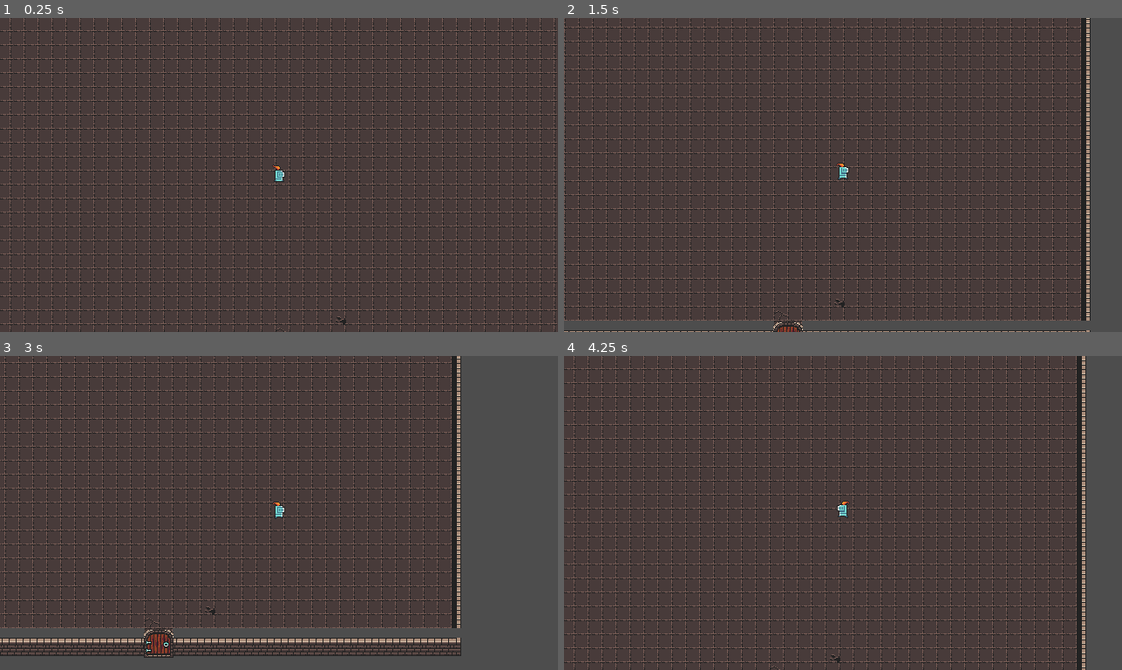
Above: before the commit, frames 1-4 (two rows, left to right).
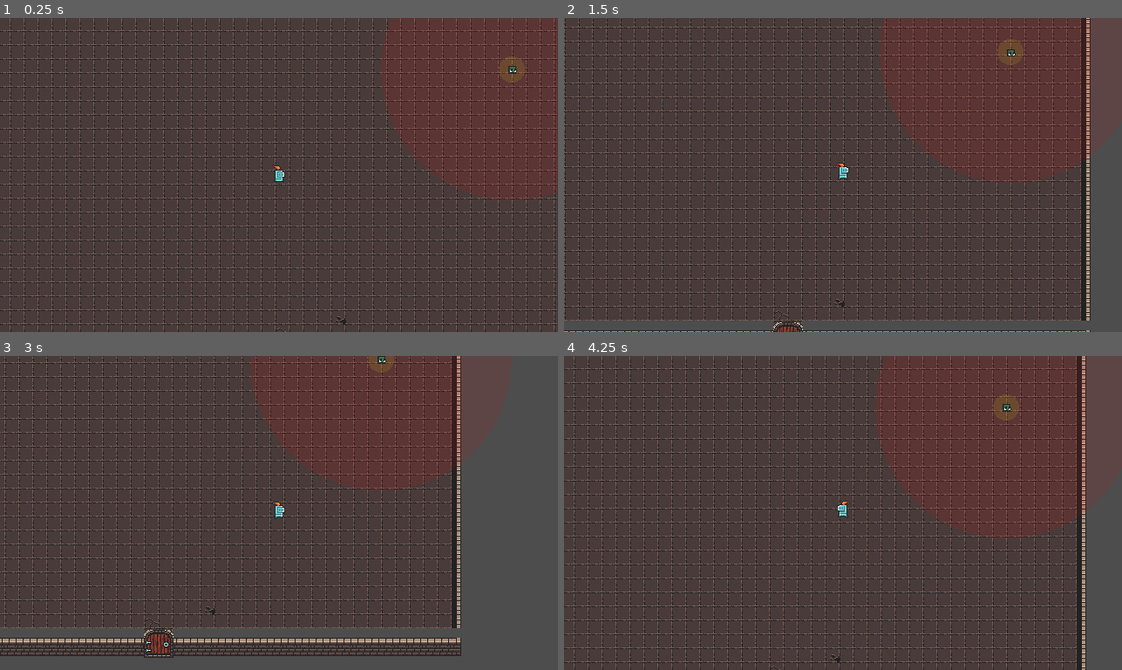
Above: after the commit, the same moments.

Repository: dadifr/Mobile_comp_Godot
Game: Godot game, scene res://scenes/world.tscn
Two runs of this game, one before a commit and one after it. Both use one fixed random seed, a clock stepped at 60 frames per second and the inputs below.
Inputs:
- Up to frame 1 (0.25 s): no input
- Up to frame 2 (1.5 s): tap Enter at 0.5 s; hold Right (ui_right) 0.53-1.28 s; hold Down (ui_down) from 1.28 s (still down)
- Up to frame 3 (3 s): release Down (ui_down) at 2.03 s; hold Right (ui_right) 2.03-2.78 s; hold Up (ui_up) from 2.78 s (still down)
- Up to frame 4 (4.25 s): release Up (ui_up) at 3.53 s; hold Left (ui_left) from 3.53 s (still down)

The runs differ from the first frame. In frame 1, 0.3% of the frame differs, in the area x 89-95%, y 12-21%; in frame 2, 0.3%; in frame 3, 0.2%; in frame 4, 0.3%.

Commit message:
mob e player
prima meccanica di inseguimento per i mob e knockback e morte per il player

Diff:
--- /dev/null
+++ b/scenes/goblin.tscn
@@ -0,0 +1,137 @@
+[gd_scene load_steps=25 format=3 uid="uid://cyq48r8dxvud"]
+
+[ext_resource type="Texture2D" uid="uid://bmym40yxttpy6" path="res://assets/sprites/frames pg e utility/mob/goblin_idle_anim_f0.png" id="1_u21pb"]
+[ext_resource type="Script" uid="uid://cdvosxkwylsgu" path="res://scripts/goblin.gd" id="1_vho8j"]
+[ext_resource type="Texture2D" uid="uid://dibcbjm2e2lpc" path="res://assets/sprites/frames pg e utility/mob/goblin_idle_anim_f1.png" id="2_vho8j"]
+[ext_resource type="Texture2D" uid="uid://c4e84vaj5bxl0" path="res://assets/sprites/frames pg e utility/mob/goblin_idle_anim_f2.png" id="3_g2t3q"]
+[ext_resource type="Texture2D" uid="uid://t8vbt5nx315e" path="res://assets/sprites/frames pg e utility/mob/goblin_idle_anim_f3.png" id="4_osho7"]
+[ext_resource type="Texture2D" uid="uid://cxl1bk6gb73k4" path="res://assets/sprites/frames pg e utility/mob/goblin_run_anim_f0.png" id="5_exsy4"]
+[ext_resource type="Texture2D" uid="uid://bx5cbultxoa1t" path="res://assets/sprites/frames pg e utility/mob/goblin_run_anim_f1.png" id="6_nadka"]
+[ext_resource type="Texture2D" uid="uid://n0tjfwladxy5" path="res://assets/sprites/frames pg e utility/mob/goblin_run_anim_f2.png" id="7_17tps"]
+[ext_resource type="Texture2D" uid="uid://cv2meqbfpip7n" path="res://assets/sprites/frames pg e utility/mob/goblin_run_anim_f3.png" id="8_y64qe"]
+
+[sub_resource type="AtlasTexture" id="AtlasTexture_vho8j"]
+atlas = ExtResource("1_u21pb")
+region = Rect2(0, 0, 16, 16)
+
+[sub_resource type="AtlasTexture" id="AtlasTexture_g2t3q"]
+atlas = ExtResource("2_vho8j")
+region = Rect2(0, 0, 16, 16)
+
+[sub_resource type="AtlasTexture" id="AtlasTexture_osho7"]
+atlas = ExtResource("3_g2t3q")
+region = Rect2(0, 0, 16, 16)
+
+[sub_resource type="AtlasTexture" id="AtlasTexture_exsy4"]
+atlas = ExtResource("4_osho7")
+region = Rect2(0, 0, 16, 16)
+
+[sub_resource type="AtlasTexture" id="AtlasTexture_0x8hd"]
+atlas = ExtResource("1_u21pb")
+region = Rect2(0, 0, 16, 16)
+
+[sub_resource type="AtlasTexture" id="AtlasTexture_3wbsg"]
+atlas = ExtResource("2_vho8j")
+region = Rect2(0, 0, 16, 16)
+
+[sub_resource type="AtlasTexture" id="AtlasTexture_2q0rr"]
+atlas = ExtResource("3_g2t3q")
+region = Rect2(0, 0, 16, 16)
+
+[sub_resource type="AtlasTexture" id="AtlasTexture_24xck"]
+atlas = ExtResource("4_osho7")
+region = Rect2(0, 0, 16, 16)
+
+[sub_resource type="AtlasTexture" id="AtlasTexture_dqtp1"]
+atlas = ExtResource("5_exsy4")
+region = Rect2(0, 0, 16, 16)
+
+[sub_resource type="AtlasTexture" id="AtlasTexture_lhktg"]
+atlas = ExtResource("6_nadka")
+region = Rect2(0, 0, 16, 16)
+
+[sub_resource type="AtlasTexture" id="AtlasTexture_8rfs3"]
+atlas = ExtResource("7_17tps")
+region = Rect2(0, 0, 16, 16)
+
+[sub_resource type="AtlasTexture" id="AtlasTexture_ks8t0"]
+atlas = ExtResource("8_y64qe")
+region = Rect2(0, 0, 16, 16)
+
+[sub_resource type="SpriteFrames" id="SpriteFrames_13dsh"]
+animations = [{
+"frames": [{
+"duration": 1.0,
+"texture": SubResource("AtlasTexture_vho8j")
+}, {
+"duration": 1.0,
+"texture": SubResource("AtlasTexture_g2t3q")
+}, {
+"duration": 1.0,
+"texture": SubResource("AtlasTexture_osho7")
+}, {
+"duration": 1.0,
+"texture": SubResource("AtlasTexture_exsy4")
+}],
+"loop": false,
+"name": &"attack",
+"speed": 7.0
+}, {
+"frames": [{
+"duration": 1.0,
+"texture": SubResource("AtlasTexture_0x8hd")
+}, {
+"duration": 1.0,
+"texture": SubResource("AtlasTexture_3wbsg")
+}, {
+"duration": 1.0,
+"texture": SubResource("AtlasTexture_2q0rr")
+}, {
+"duration": 1.0,
+"texture": SubResource("AtlasTexture_24xck")
+}],
+"loop": true,
+"name": &"idle",
+"speed": 7.0
+}, {
+"frames": [{
+"duration": 1.0,
+"texture": SubResource("AtlasTexture_dqtp1")
+}, {
+"duration": 1.0,
+"texture": SubResource("AtlasTexture_lhktg")
+}, {
+"duration": 1.0,
+"texture": SubResource("AtlasTexture_8rfs3")
+}, {
+"duration": 1.0,
+"texture": SubResource("AtlasTexture_ks8t0")
+}],
+"loop": true,
+"name": &"run",
+"speed": 7.0
+}]
+
+[sub_resource type="CircleShape2D" id="CircleShape2D_v8gx8"]
+radius = 5.0990195
+
+[sub_resource type="CircleShape2D" id="CircleShape2D_os5nw"]
+radius = 7.0
+
+[node name="goblin" type="CharacterBody2D"]
+script = ExtResource("1_vho8j")
+metadata/_edit_group_ = true
+
+[node name="AnimatedSprite2D" type="AnimatedSprite2D" parent="."]
+position = Vector2(0, -3)
+sprite_frames = SubResource("SpriteFrames_13dsh")
+animation = &"idle"
+autoplay = "idle"
+
+[node name="CollisionShape2D" type="CollisionShape2D" parent="."]
+shape = SubResource("CircleShape2D_v8gx8")
+
+[node name="Hitbox" type="Area2D" parent="."]
+
+[node name="CollisionShape2D" type="CollisionShape2D" parent="Hitbox"]
+shape = SubResource("CircleShape2D_os5nw")
--- a/scenes/player.tscn
+++ b/scenes/player.tscn
@@ -10,6 +10,10 @@
 [ext_resource type="Texture2D" uid="uid://bn2grnhv4m62l" path="res://assets/sprites/frames pg e utility/character/knight_m_run_anim_f1.png" id="8_o4126"]
 [ext_resource type="Texture2D" uid="uid://cx5ie5t2est86" path="res://assets/sprites/frames pg e utility/character/knight_m_run_anim_f2.png" id="9_lkdrv"]
 [ext_resource type="Texture2D" uid="uid://dl0huqnul2otf" path="res://assets/sprites/frames pg e utility/character/knight_m_run_anim_f3.png" id="10_p7iby"]
+
+[sub_resource type="AtlasTexture" id="AtlasTexture_o4126"]
+atlas = ExtResource("2_6eyey")
+region = Rect2(0, 0, 16, 28)
 
 [sub_resource type="AtlasTexture" id="AtlasTexture_0rnld"]
 atlas = ExtResource("2_6eyey")
@@ -59,6 +63,14 @@
 animations = [{
 "frames": [{
 "duration": 1.0,
+"texture": SubResource("AtlasTexture_o4126")
+}],
+"loop": false,
+"name": &"dead",
+"speed": 3.0
+}, {
+"frames": [{
+"duration": 1.0,
 "texture": SubResource("AtlasTexture_0rnld")
 }, {
 "duration": 1.0,
@@ -67,8 +79,8 @@
 "duration": 1.0,
 "texture": SubResource("AtlasTexture_jfpux")
 }],
-"loop": true,
-"name": &"hit",
+"loop": false,
+"name": &"hurt",
 "speed": 3.0
 }, {
 "frames": [{
@@ -109,14 +121,13 @@
 [sub_resource type="CircleShape2D" id="CircleShape2D_mdl7e"]
 radius = 6.0
 
-[node name="Player" type="CharacterBody2D"]
+[node name="Player" type="CharacterBody2D" groups=["player"]]
 script = ExtResource("1_v6fml")
 metadata/_edit_group_ = true
 
 [node name="AnimatedSprite2D" type="AnimatedSprite2D" parent="."]
 sprite_frames = SubResource("SpriteFrames_o4126")
-animation = &"hit"
-frame_progress = 0.47993162
+animation = &"dead"
 
 [node name="Camera2D" type="Camera2D" parent="."]
 position = Vector2(0, 6)
--- a/scenes/world.tscn
+++ b/scenes/world.tscn
@@ -1,10 +1,11 @@
-[gd_scene load_steps=10 format=4 uid="uid://c7qn6reikqpwx"]
+[gd_scene load_steps=11 format=4 uid="uid://c7qn6reikqpwx"]
 
 [ext_resource type="Texture2D" uid="uid://c61msblyysns7" path="res://assets/sprites/atlas_floor-16x16.png" id="1_4wyf3"]
 [ext_resource type="Texture2D" uid="uid://df303wa0fqfj5" path="res://assets/sprites/atlas_walls_high-16x32.png" id="2_k0juu"]
 [ext_resource type="Texture2D" uid="uid://bp41i1e8bq4kj" path="res://assets/sprites/atlas_walls_low-16x16.png" id="3_71j4m"]
 [ext_resource type="PackedScene" uid="uid://cjkp6iup5bgc3" path="res://scenes/Player.tscn" id="4_k0juu"]
 [ext_resource type="PackedScene" uid="uid://dnwmtdjt26mxb" path="res://scenes/door.tscn" id="5_71j4m"]
+[ext_resource type="PackedScene" uid="uid://cyq48r8dxvud" path="res://scenes/goblin.tscn" id="6_qfnet"]
 
 [sub_resource type="TileSetAtlasSource" id="TileSetAtlasSource_4wyf3"]
 texture = ExtResource("1_4wyf3")
@@ -447,3 +448,6 @@
 
 [node name="Door" parent="." instance=ExtResource("5_71j4m")]
 position = Vector2(368, 402)
+
+[node name="goblin" parent="." instance=ExtResource("6_qfnet")]
+position = Vector2(623, 76)
--- /dev/null
+++ b/scripts/goblin.gd
@@ -0,0 +1,115 @@
+extends CharacterBody2D
+
+@export var speed = 60.0
+@export var damage = 1
+@export var attack_range = 15.0
+@export var detection_range = 150.0
+
+@onready var anim = $AnimatedSprite2D
+var player = null
+
+# STATI
+var can_attack = true
+var is_searching = false
+var was_chasing = false
+var is_attacking = false
+
+func _ready():
+	var players = get_tree().get_nodes_in_group("player")
+	if players.size() > 0:
+		player = players[0]
+
+func _physics_process(delta):
+	if player == null: return
+
+	# --- BLOCCO TOTALE SE STA ATTACCANDO ---
+	# Se sta attaccando, ignora tutto il resto (movimento, ricerca, ecc.)
+	# finché l'animazione non finisce.
+	if is_attacking:
+		return
+
+	var distance = global_position.distance_to(player.global_position)
+
+	# --- LOGICA DI RICERCA (Se il player è lontano) ---
+	if distance > detection_range:
+		if was_chasing and not is_searching:
+			start_searching()
+			return
+
+		if is_searching:
+			velocity = Vector2.ZERO
+			move_and_slide()
+			return
+
+		anim.play("idle")
+		velocity = Vector2.ZERO
+		move_and_slide()
+		return
+
+	# --- LOGICA DI INSEGUIMENTO (Se il player è vicino) ---
+	is_searching = false
+	was_chasing = true
+
+	if distance > attack_range:
+		# Muoviti verso il giocatore
+		var direction = global_position.direction_to(player.global_position)
+		velocity = direction * speed
+		anim.play("run")
+
+		if direction.x < 0:
+			anim.flip_h = true
+		else:
+			anim.flip_h = false
+
+		move_and_slide()
+
+	else:
+		# Sei abbastanza vicino per attaccare?
+		velocity = Vector2.ZERO
+		if can_attack:
+			attack_player()
+
+func start_searching():
+	is_searching = true
+	was_chasing = false
+	velocity = Vector2.ZERO
+	anim.play("idle")
+
+	for i in range(4):
+		if not is_searching: return
+		anim.flip_h = !anim.flip_h
+		await get_tree().create_timer(0.5).timeout
+
+	is_searching = false
+
+func attack_player():
+	is_attacking = true
+	can_attack = false
+
+	if anim.sprite_frames.has_animation("attack"):
+		anim.play("attack")
+
+		# --- MODIFICA 1: IL DANNO ORA È QUI (SUBITO) ---
+		# Passiamo anche "global_position" al player, così sa da dove arriva il colpo!
+		if player != null:
+			player.take_damage(damage, global_position)
+
+		# Ora aspettiamo che l'animazione finisca
+		await anim.animation_finished
+	else:
+		# Fallback se non hai l'animazione
+		if player != null:
+			player.take_damage(damage, global_position)
+		await get_tree().create_timer(0.5).timeout
+
+	is_attacking = false
+	anim.play("idle")
+
+	await get_tree().create_timer(1.0).timeout
+	can_attack = true
+
+func _draw():
+	# Disegna il raggio di visione
+	draw_circle(Vector2.ZERO, detection_range, Color(1, 0, 0, 0.1))
+	# Disegna il raggio di attacco (per debug)
+	draw_circle(Vector2.ZERO, attack_range, Color(1, 1, 0, 0.1))
--- a/scripts/player.gd
+++ b/scripts/player.gd
@@ -1,15 +1,26 @@
 extends CharacterBody2D
+
+@export var speed = 100.0
+@export var health = 3
+@export var knockback_force = 200.0 # Quanto forte vieni spinto via
+
 @onready var anim = $AnimatedSprite2D
-# Velocità di movimento in pixel al secondo
-@export var speed = 100.0
+
+var is_hurt = false
 
 func _physics_process(delta):
-	# Ottieni la direzione (Vettore normalizzato)
-	# ui_left, ui_right, ecc. sono le frecce della tastiera predefinite
+	# --- GESTIONE DEL RIMBALZO ---
+	if is_hurt:
+		# Invece di fermarci, ci muoviamo scivolando (attrito)
+		# move_toward riduce la velocità verso 0 un po' alla volta
+		velocity = velocity.move_toward(Vector2.ZERO, 500 * delta)
+		move_and_slide()
+		return
+
+	# --- MOVIMENTO NORMALE ---
 	var direction = Input.get_vector("ui_left", "ui_right", "ui_up", "ui_down")
 
 	if direction:
-		# Se premi un tasto, imposta la velocità
 		velocity = direction * speed
 		anim.play("run")
 
@@ -18,8 +29,74 @@
 		elif direction.x > 0:
 			anim.flip_h = false
 	else:
-		# Se non premi nulla, fermati subito
 		velocity = Vector2.ZERO
 		anim.play("idle")
-	# Muovi il corpo gestendo le collisioni
+
 	move_and_slide()
+
+# --- NUOVA FUNZIONE TAKE DAMAGE ---
+# Ora accetta "enemy_pos" per sapere da che parte scappare
+func take_damage(amount, enemy_pos = Vector2.ZERO):
+	if is_hurt:
+		return
+
+	is_hurt = true
+	health -= amount
+	print("Vite rimanenti: ", health)
+
+	# CALCOLO DEL RIMBALZO
+	if enemy_pos != Vector2.ZERO:
+		# Calcola la direzione opposta al nemico: (MiaPosizione - PosizioneNemico)
+		var knockback_direction = (global_position - enemy_pos).normalized()
+		# Applica la spinta istantanea
+		velocity = knockback_direction * knockback_force
+	else:
+		# Se non sappiamo chi ci ha colpito (es. trappola), fermati e basta
+		velocity = Vector2.ZERO
+
+	anim.play("hurt")
+
+	if health <= 0:
+		die()
+	else:
+		await anim.animation_finished
+		is_hurt = false
+		anim.play("idle")
+
+func die():
+	print("GAME OVER")
+
+	set_physics_process(false)
+	is_hurt = true
+	$CollisionShape2D.set_deferred("disabled", true)
+
+	# --- MODIFICA TELECAMERA ---
+	var camera = $Camera2D
+
+	# 1. Salviamo dove si trova ESATTAMENTE ora nel mondo
+	var old_global_pos = camera.global_position
+
+	# 2. Sganciamo la telecamera
+	camera.top_level = true
+
+	# 3. Le riassegniamo forzatamente la posizione salvata
+	# (Così non salta a 0,0)
+	camera.global_position = old_global_pos
+
+	# IMPORTANTE: Disattiviamo lo smoothing se era attivo,
+	# altrimenti cercherà di "scivolare" verso la posizione causando scatti.
+	camera.position_smoothing_enabled = false
+
+	# --- IL RESTO DEL TWEEN RIMANE UGUALE ---
+	var tween = create_tween()
+
+	# Saltino
+	tween.tween_property(self, "position:y", position.y - 40, 0.3).set_trans(Tween.TRANS_SINE).set_ease(Tween.EASE_OUT)
+
+	# Caduta (aumentiamo un po' la distanza per essere sicuri esca dallo schermo)
+	tween.tween_property(self, "position:y", position.y + 1000, 1.5).set_trans(Tween.TRANS_SINE).set_ease(Tween.EASE_IN)
+
+	anim.play("hurt")
+
+	await tween.finished
+	queue_free()
Not shown: 1 places in scenes/player.tscn that only renumber resources
Not shown, added: scripts/goblin.gd.uid
